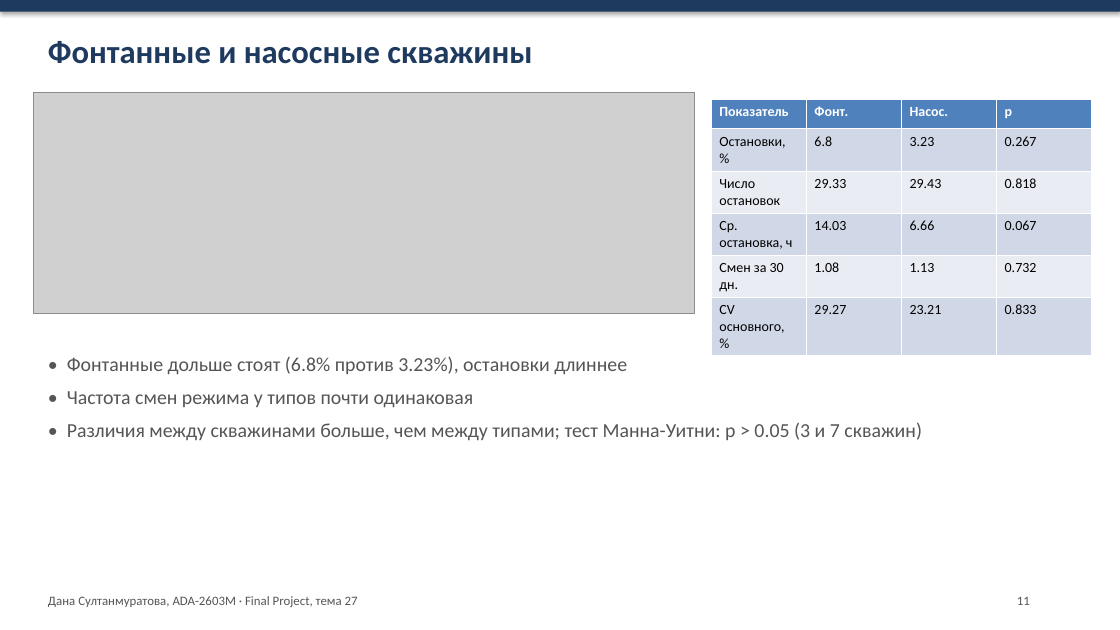
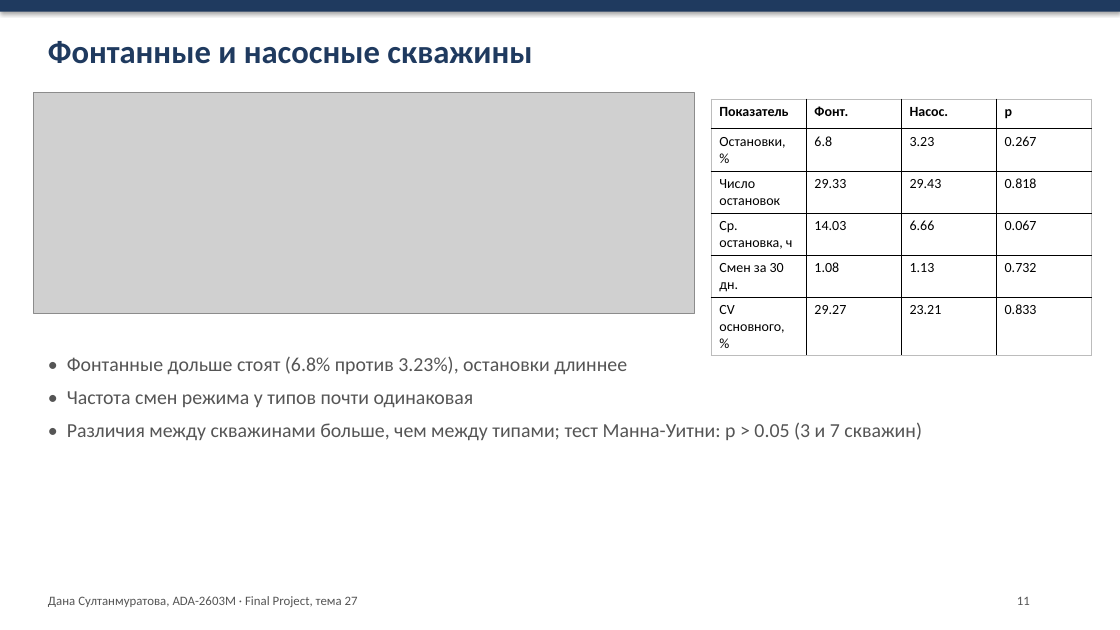
Before and after one commit to dsultless/oil_well_regimes, a slide deck: slide 11 of reports/Final_Project_Presentation_Sultanmuratova.pptx. Drawn at 1120x630 pixels with LibreOffice and Linux fonts; fonts in the diff are those of the drawing; grey boxes stand for pictures. Boxes give left, top, right and bottom in pixels: in the first picture for what was removed or moved away, otherwise in the second. Text is boxed around its words. In the diff, an @@ line names an element or a change of style, - is before the commit and + after.

Commit message:
Report: in-text APA citations, clickable links, single font; plain tables in slides; spelling

```diff
--- a/reports/Final_Project_Presentation_Sultanmuratova.pptx
+++ b/reports/Final_Project_Presentation_Sultanmuratova.pptx
@@ table at [711, 99, 1091, 337] @@
@@ fill #4F81BD to none in row 1 @@
@@ fill #D0D8E8 to none in 12 cells @@
@@ fill #E9EDF4 to none in 8 cells @@
@@ text colour #FFFFFF to #000000 in "Показатель", "Фонт.", "Насос.", "p" @@
@@ borders changed @@
```
Also in this commit, not shown: 8 other slides changed, 22 other files.
